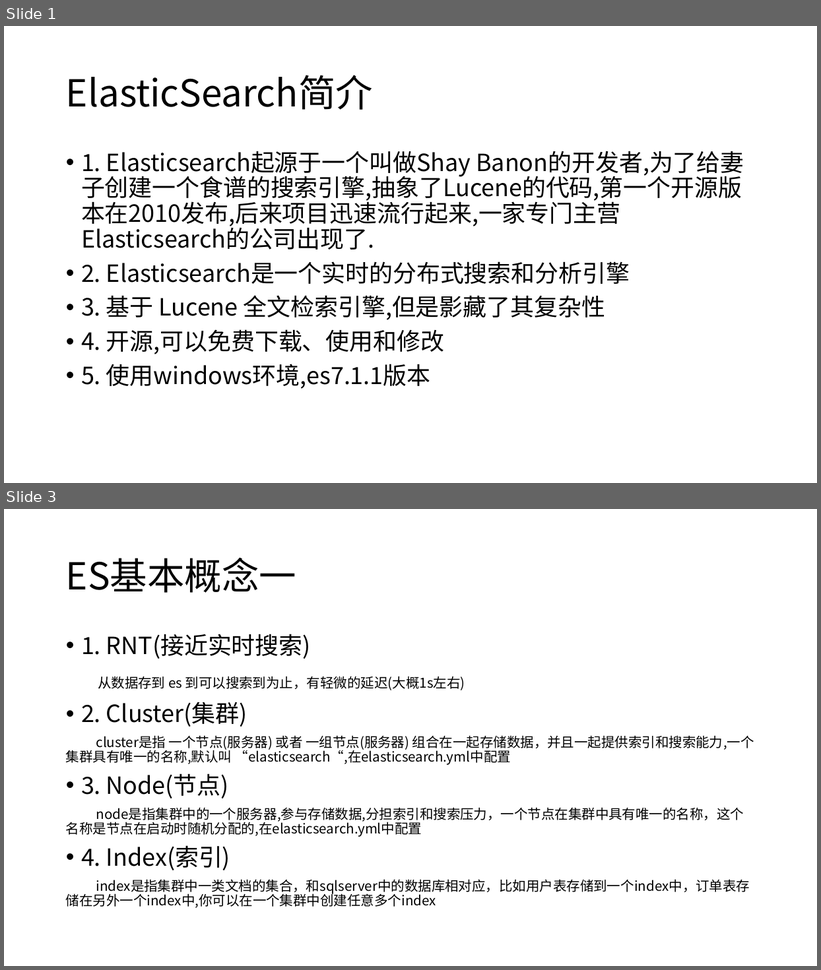
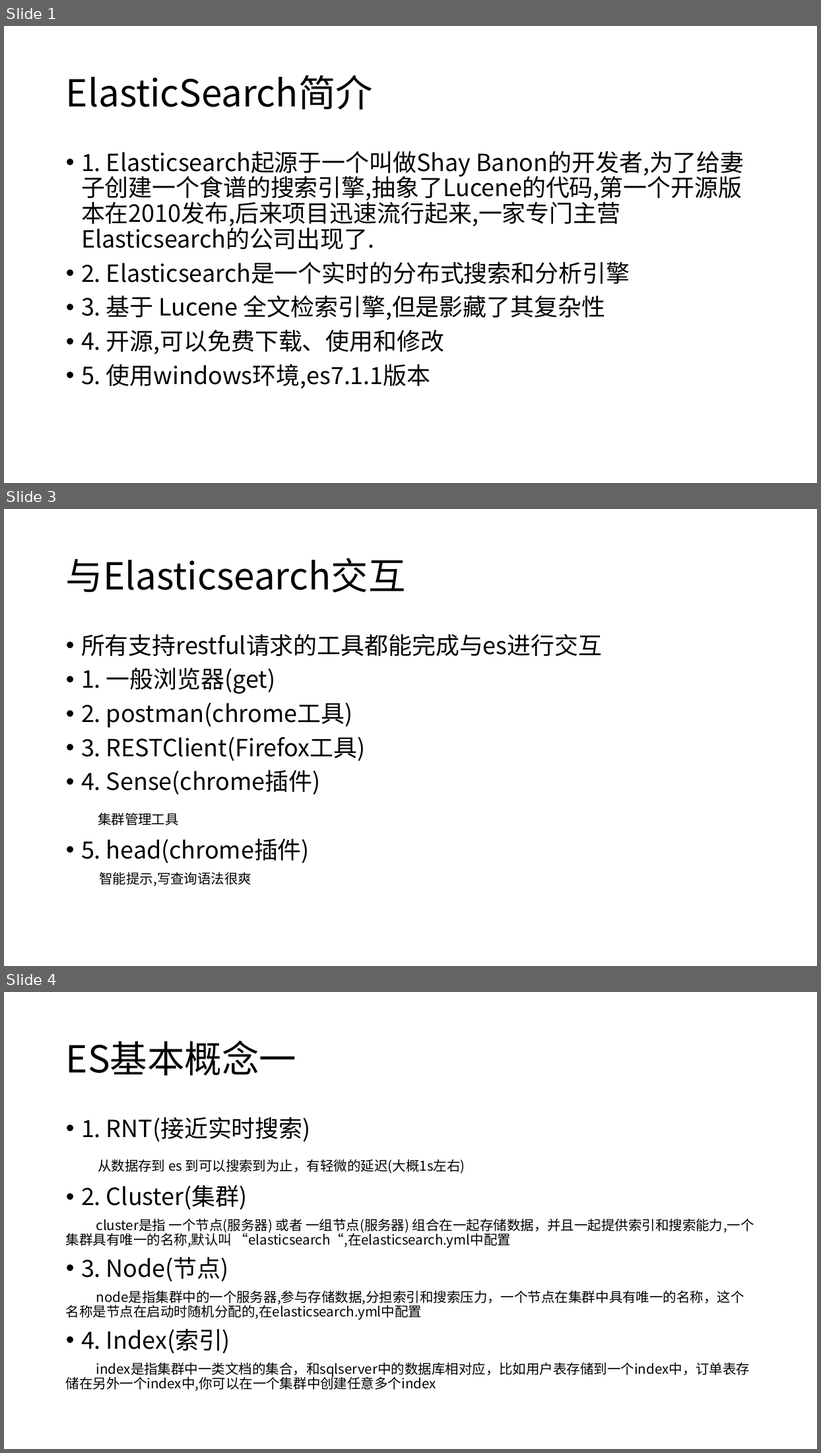
Before and after one commit to wangyang602117818/learning, a slide deck: elasticsearch/basic.pptx. Shown one above the other, each under a label of ours: slides 1 and 3 before the commit, slides 1, 3 and 4 after it; the slides between them are not shown. The pictures are 821x970 and 821x1453 pixels, drawn with LibreOffice and Linux fonts; fonts in the diff are those of the drawing. Boxes give left, top, right and bottom in pixels: in the first picture for what was removed or moved away, otherwise in the second. Text is boxed around its words. In the diff, an @@ line names an element or a change of style, - is before the commit and + after.

```diff
--- a/elasticsearch/basic.pptx
+++ b/elasticsearch/basic.pptx
@@ slide 3 added at (x1=4, y1=509, x2=817, y2=966), background #FFFFFF @@
@@ title added at (x1=66, y1=558, x2=406, y2=593), 44 pt, text #000000 @@
+与Elasticsearch交互
@@ text added at (x1=81, y1=634, x2=602, y2=887), 28 pt, text #000000 @@
+• 所有支持restful请求的工具都能完成与es进行交互
+• 1. 一般浏览器(get)
+• 2. postman(chrome工具)
+• 3. RESTClient(Firefox工具)
+• 4. Sense(chrome插件)
+集群管理工具
+• 5. head(chrome插件)
+智能提示,写查询语法很爽
@@ what was slide 3 is now slide 4 @@
```
Also in this commit, not shown: 1 slide changed, 1 other slide added, 1 slide removed, 1 other file.
